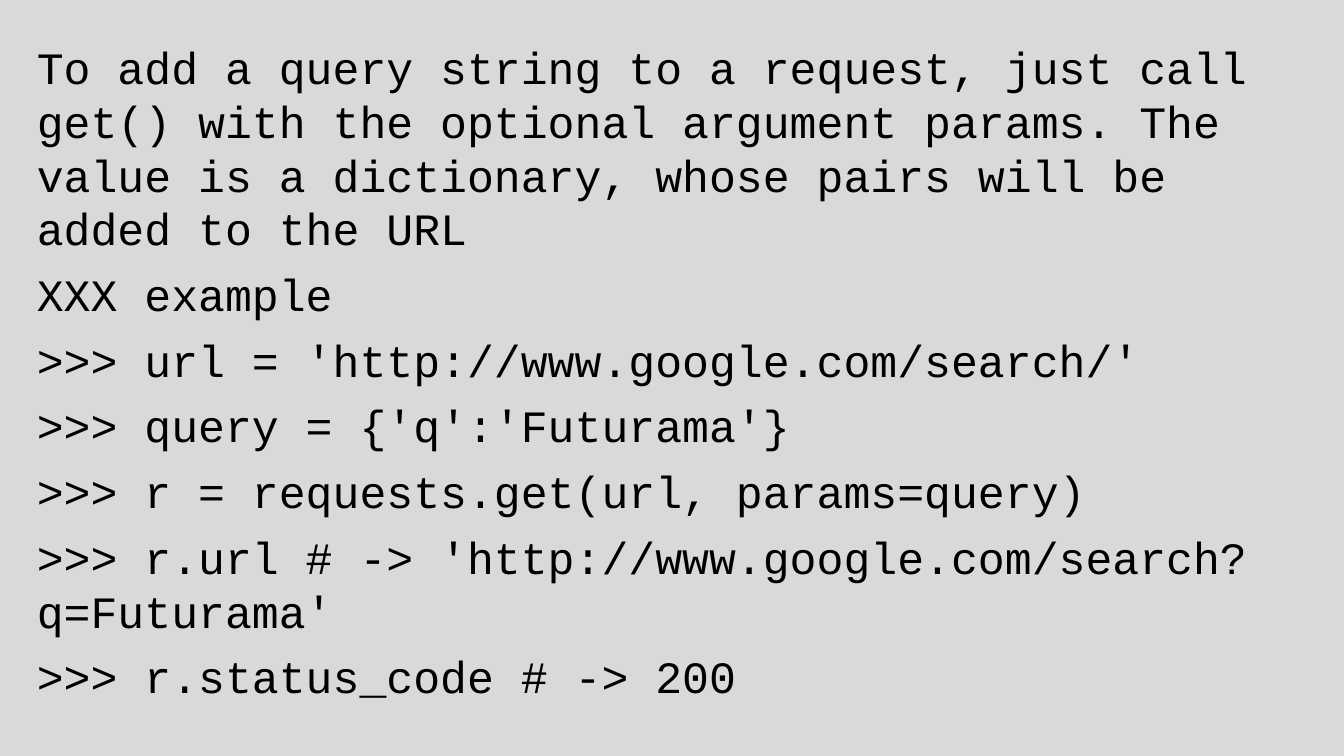
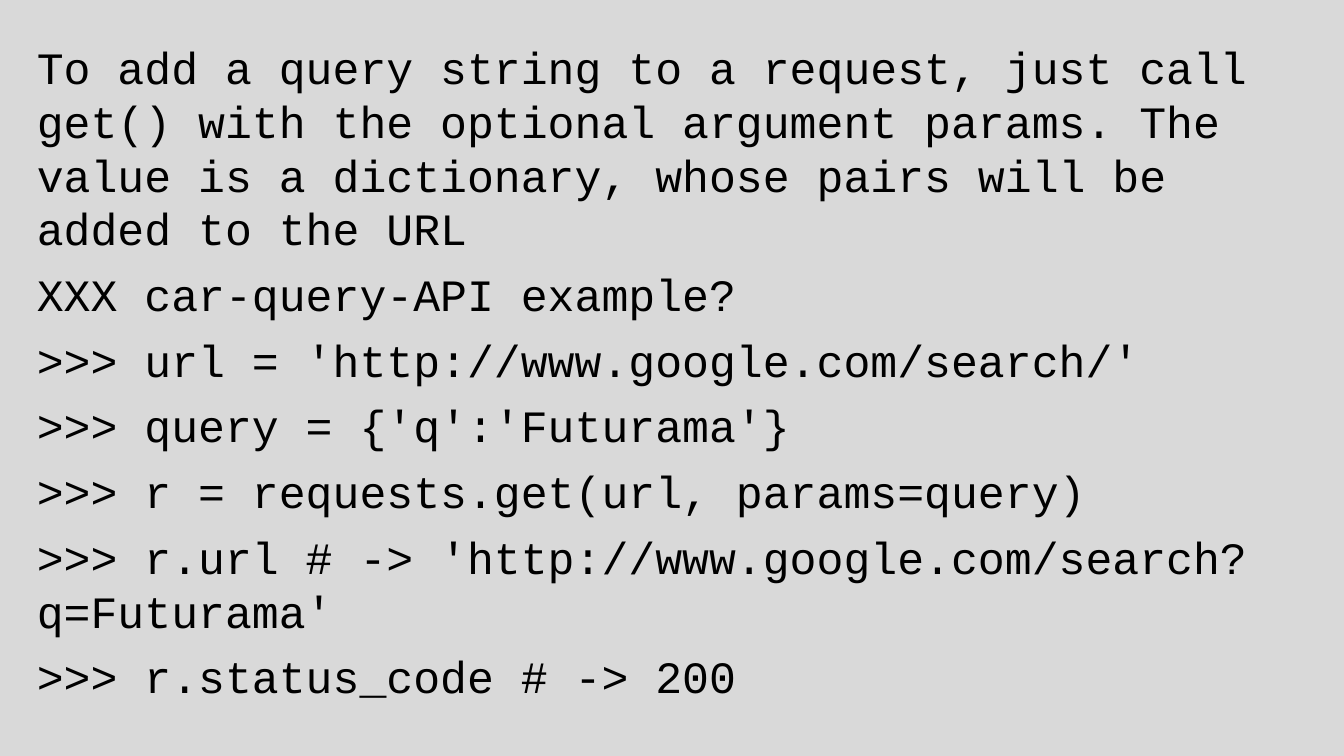
Before and after one commit to grimmelm/ctech404, a slide deck: slide 86 of ctech404/CTECH404_Combined_Slidedeck.pptx (slide 87 before the commit). Drawn at 1344x756 pixels with LibreOffice and Linux fonts; fonts in the diff are those of the drawing. Boxes give left, top, right and bottom in pixels: in the first picture for what was removed or moved away, otherwise in the second. Text is boxed around its words. In the diff, an @@ line names an element or a change of style, - is before the commit and + after.

```diff
--- a/ctech404/CTECH404_Combined_Slidedeck.pptx
+++ b/ctech404/CTECH404_Combined_Slidedeck.pptx
@@ text at [37,279,736,321]: text changed @@
-XXX example
+XXX car-query-API example?
```
Also in this commit, not shown: 23 other slides changed, 1 slide added, 2 slides removed.
